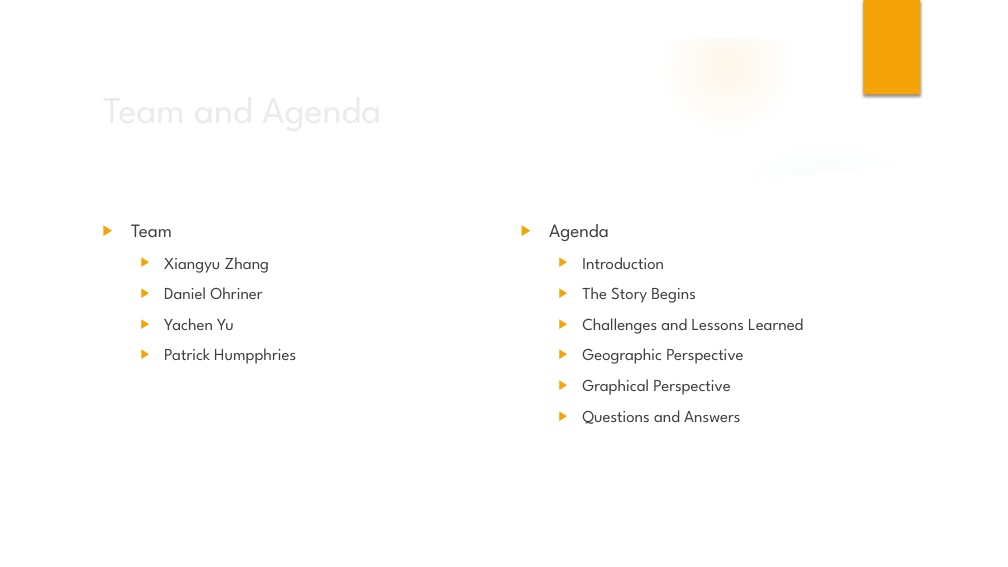
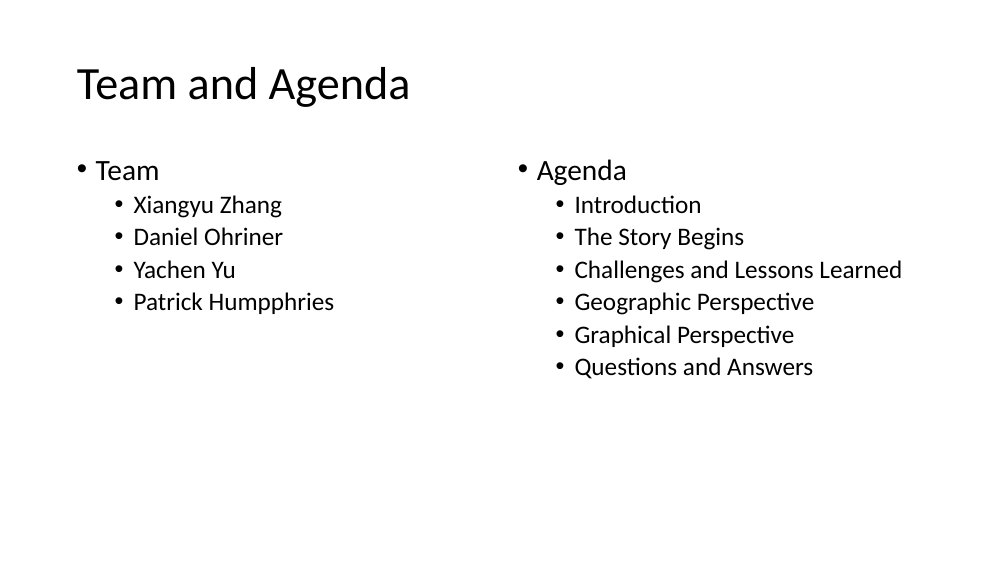
Before and after one commit to zhan656/bootcamp_project1, a slide deck: slide 2 of Vaccinations vs Influenza.pptx. Drawn at 1008x567 pixels with LibreOffice and Linux fonts; fonts in the diff are those of the drawing; background and template pictures are left out. Boxes give left, top, right and bottom in pixels: in the first picture for what was removed or moved away, otherwise in the second. Text is boxed around its words. In the diff, an @@ line names an element or a change of style, - is before the commit and + after.

```diff
--- a/Vaccinations vs Influenza.pptx
+++ b/Vaccinations vs Influenza.pptx
@@ group removed at (0,0,1008,567): 4 ellipses, 3 freeform shapes @@
@@ rectangle removed at (864,0,920,95) @@
@@ title "Team and Agenda": place and size @@
-title "Team and Agenda" at (131,224,687,330)
+title "Team and Agenda" at (77,67,411,107)
@@ title "Team and Agenda" at (77,67,411,107): size 36 to 44 pt, font League Spartan to Calibri, text colour #EBEBEB to #000000; line spacing 1 to 0.9 @@
@@ text "Team": place and size @@
-text "Team" at (164,257,296,364)
+text "Team" at (96,161,335,314)
@@ text "Team" at (96,161,335,314): size 18 to 28 pt in "Team"; font League Spartan to Calibri, text colour #404040 to #000000, size 16 to 24 pt; bullet ▶ to •; line spacing 1 to 0.9; less space between paragraphs @@
@@ text "Agenda": place and size @@
-text "Agenda" at (549,224,803,424)
+text "Agenda" at (537,159,902,379)
@@ text "Agenda" at (537,159,902,379): size 18 to 28 pt in "Agenda"; font League Spartan to Calibri, text colour #404040 to #000000, size 16 to 24 pt; bullet ▶ to •; line spacing 1 to 0.9; less space between paragraphs @@
```
Also in this commit, not shown: 11 other slides changed, 3 other files.
